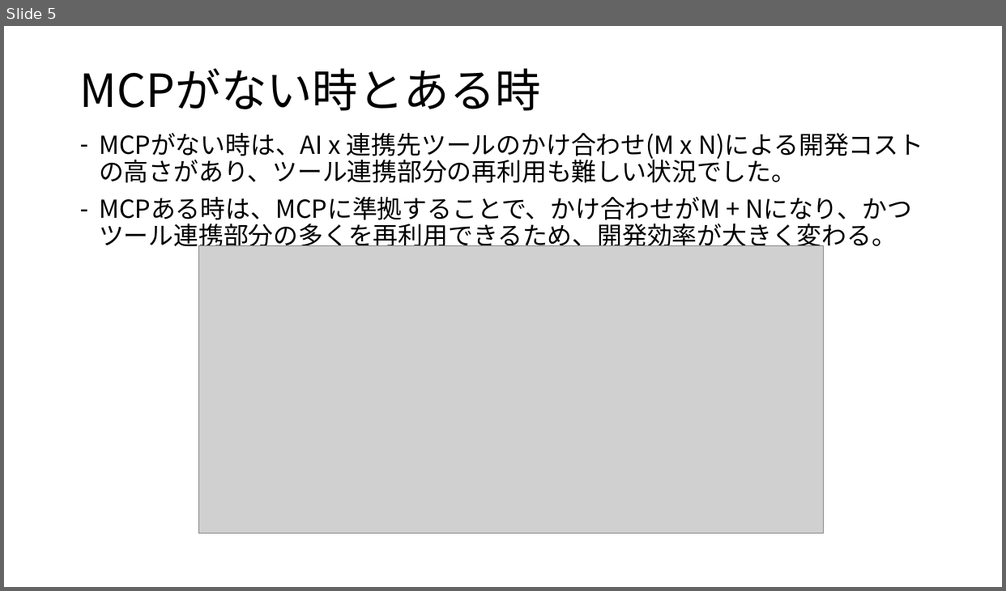
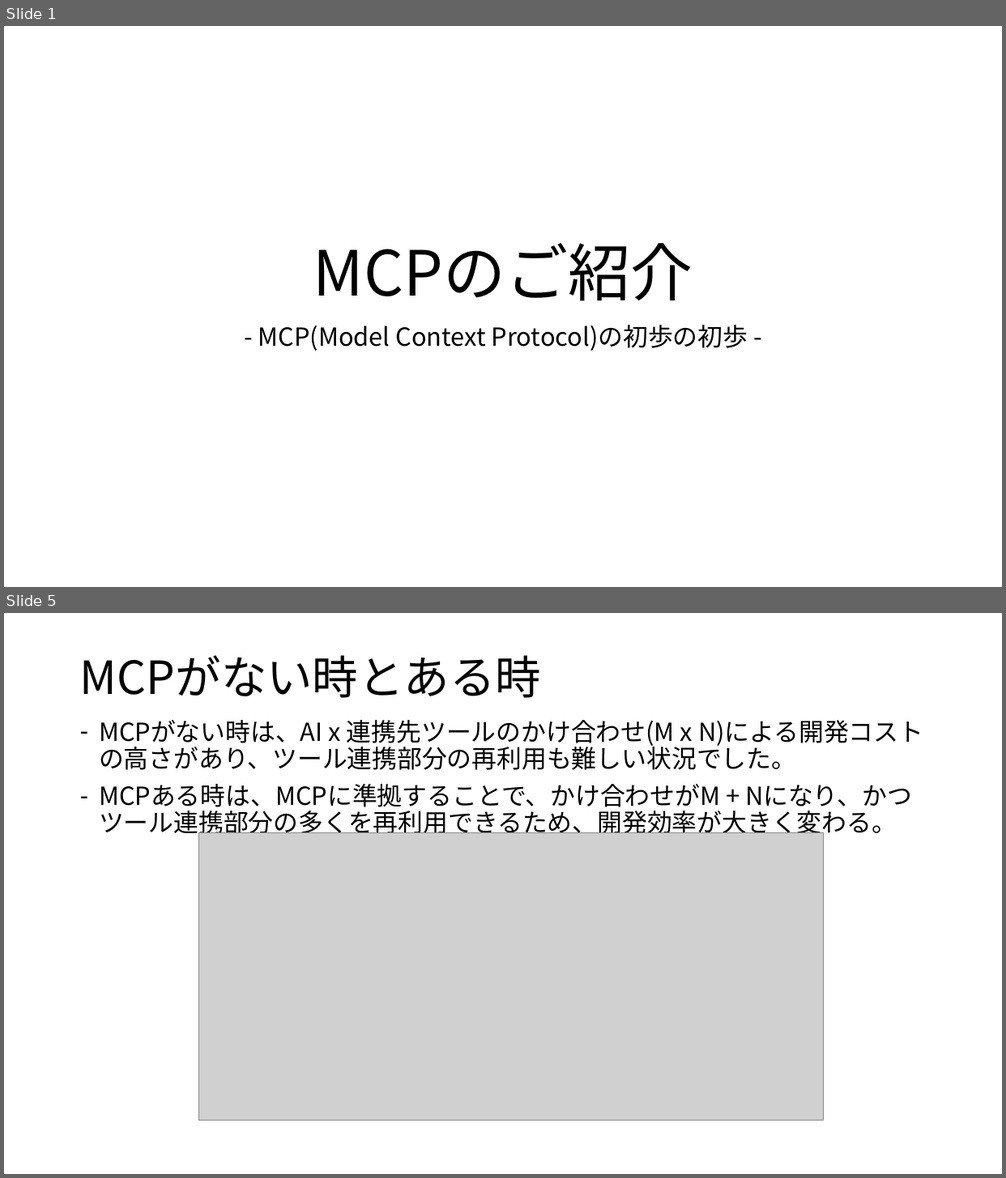
Before and after one commit to koga-miko/misc, a slide deck: raspberry-pi-report/MCPについて.pptx. Shown one above the other, each under a label of ours: slide 5 before the commit, slides 1 and 5 after it; the slides between them are not shown. The pictures are 1006x591 and 1006x1178 pixels, drawn with LibreOffice and Linux fonts; fonts in the diff are those of the drawing; grey boxes stand for pictures. Boxes give left, top, right and bottom in pixels: in the first picture for what was removed or moved away, otherwise in the second. Text is boxed around its words. In the diff, an @@ line names an element or a change of style, - is before the commit and + after.

```diff
--- a/raspberry-pi-report/MCPについて.pptx
+++ b/raspberry-pi-report/MCPについて.pptx
@@ slide 1 added at [4,26,1002,587], background #FFFFFF @@
@@ title added at [313,243,692,301], 60 pt, text #000000 @@
+MCPのご紹介
@@ subtitle added at [258,325,748,351], 24 pt, text #000000 @@
+- MCP(Model Context Protocol)の初歩の初歩 -
```
Also in this commit, not shown: 6 slides changed, 2 other slides added, 2 slides removed.
